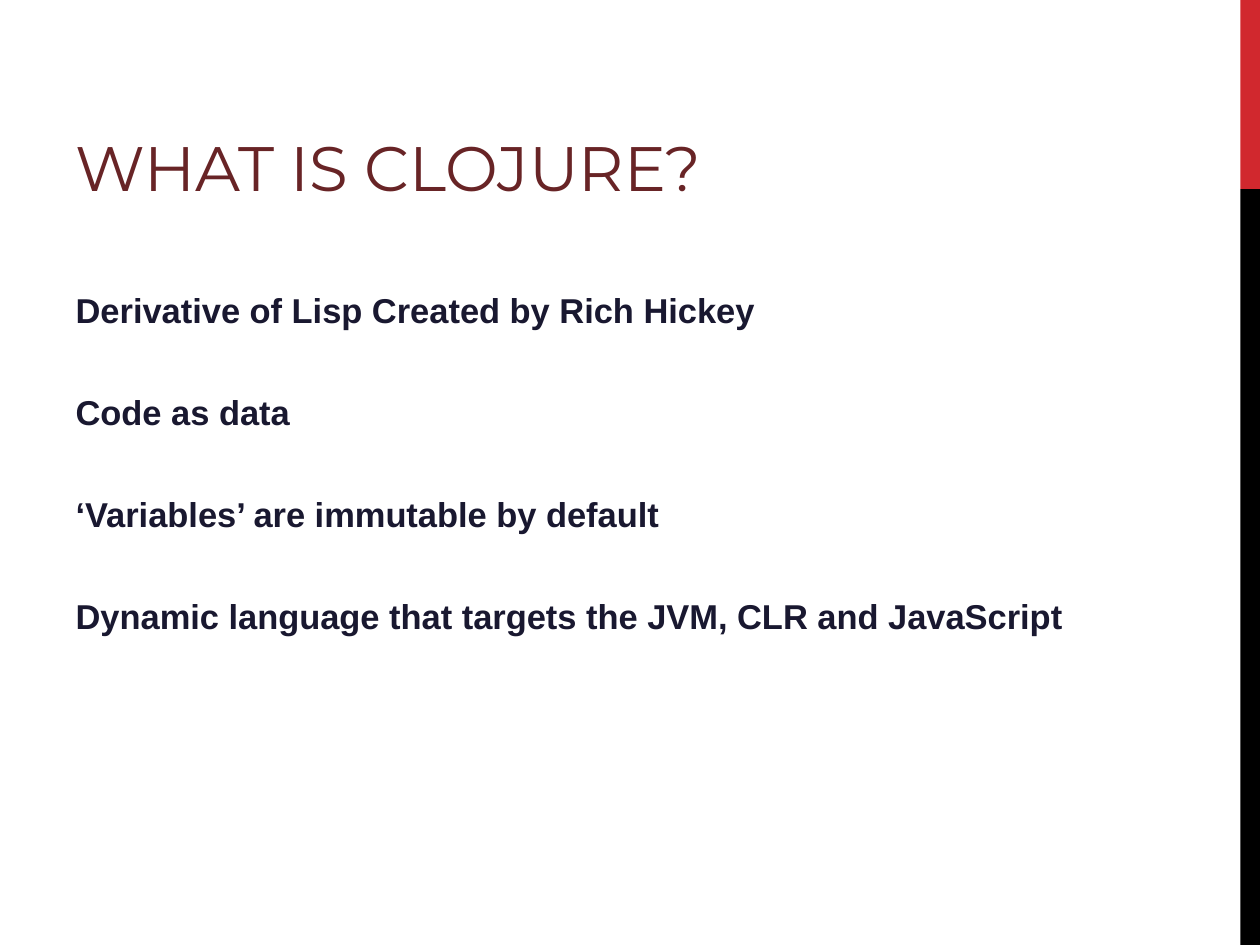
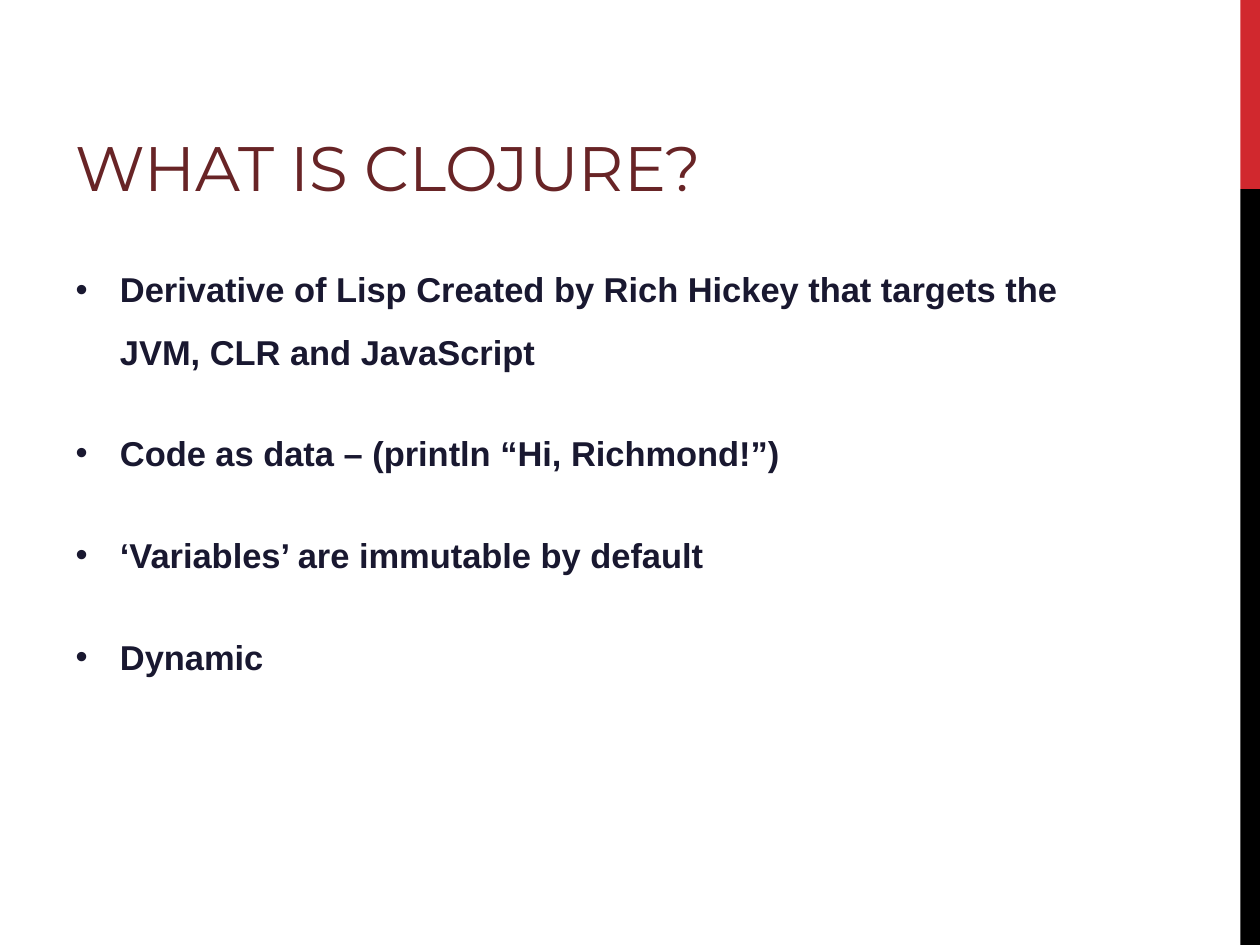
Before and after one commit to PlumpMath/intro-to-clojureclr-talk, a slide deck: slide 2 of slides/intro-to-clojure-clr-talk.ppt. Drawn at 1260x945 pixels with LibreOffice and Linux fonts; fonts in the diff are those of the drawing; background and template pictures are left out. Boxes give left, top, right and bottom in pixels: in the first picture for what was removed or moved away, otherwise in the second. Text is boxed around its words. In the diff, an @@ line names an element or a change of style, - is before the commit and + after.

```diff
--- a/slides/intro-to-clojure-clr-talk.ppt
+++ b/slides/intro-to-clojure-clr-talk.ppt
@@ text at (120, 277, 1057, 473): text changed @@
-Derivative of Lisp Created by Rich Hickey
-Code as data
+• Derivative of Lisp Created by Rich Hickey that targets the JVM, CLR and JavaScript
+• Code as data – (println “Hi, Richmond!”)
@@ text at (120, 543, 703, 574): bullet none to • @@
@@ text at (120, 645, 263, 676): text changed @@
-Dynamic language that targets the JVM, CLR and JavaScript
+• Dynamic
```
Also in this commit, not shown: 10 other slides changed, 2 slides removed, 2 other files.
